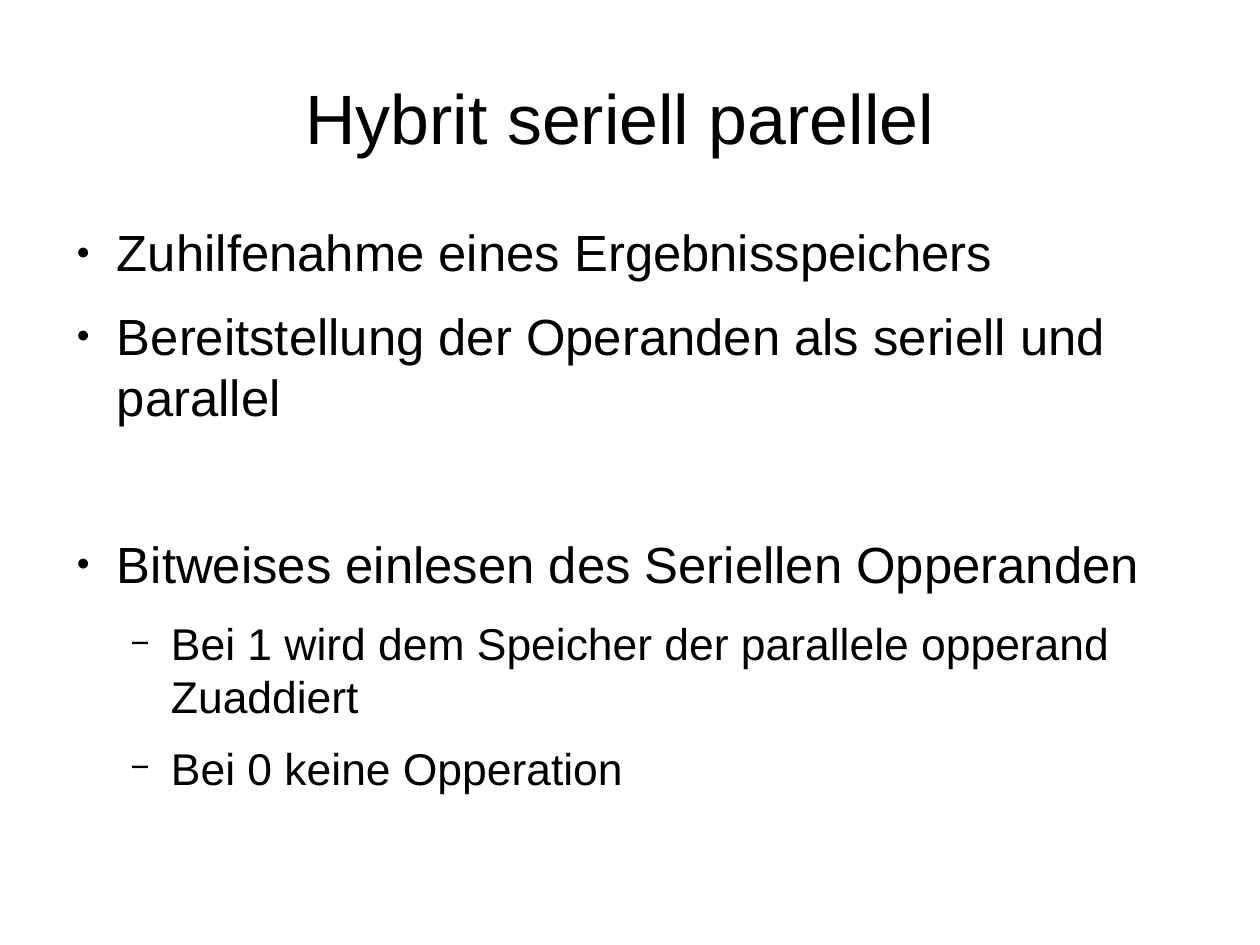
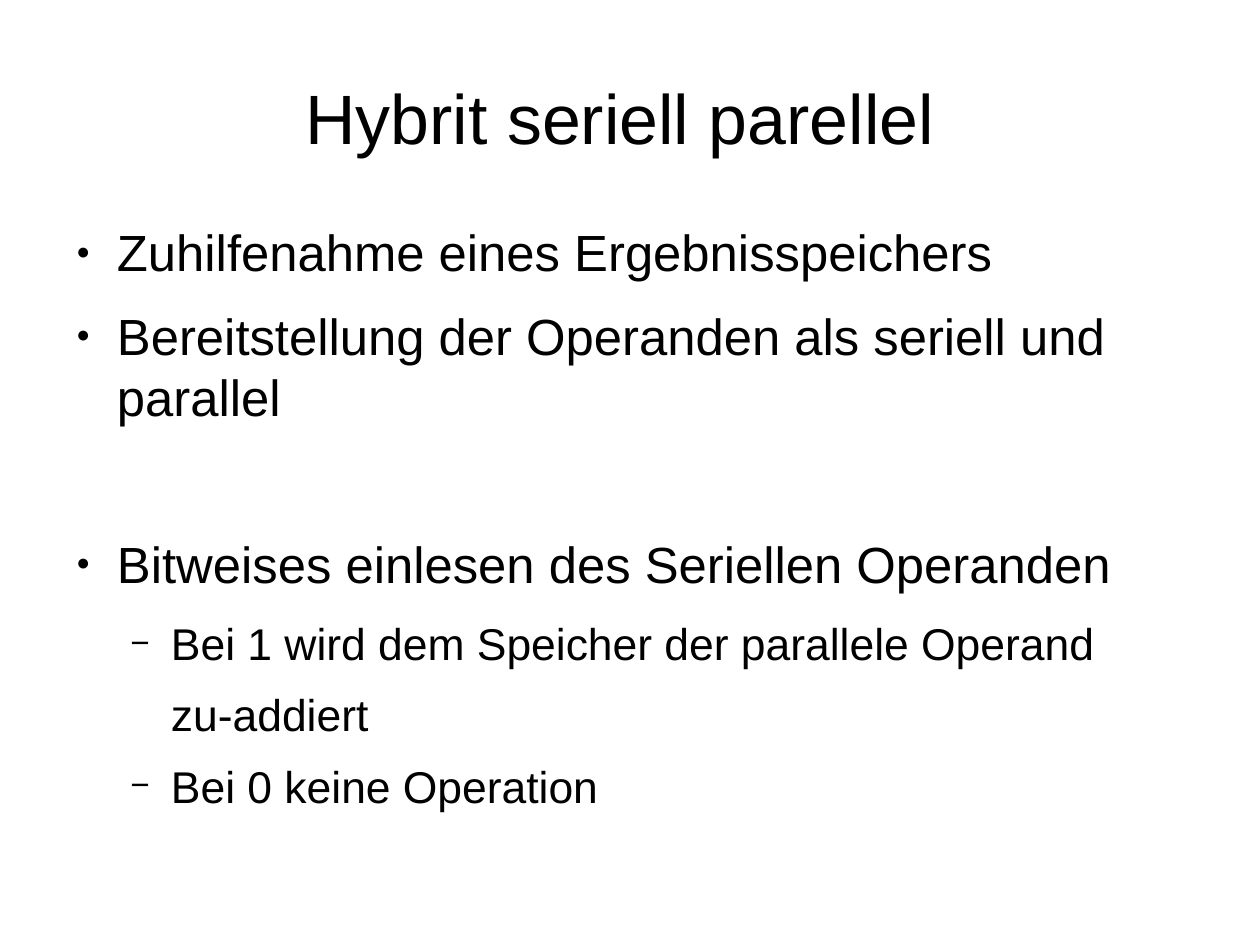
Before and after one commit to stadler-tom/schreibzeug, a slide deck: slide 17 of Presentation/Hauptseminar_RSA.odp. Drawn at 1260x945 pixels with LibreOffice and Linux fonts; fonts in the diff are those of the drawing. Boxes give left, top, right and bottom in pixels: in the first picture for what was removed or moved away, otherwise in the second. Text is boxed around its words. In the diff, an @@ line names an element or a change of style, - is before the commit and + after.

```diff
--- a/Presentation/Hauptseminar_RSA.odp
+++ b/Presentation/Hauptseminar_RSA.odp
@@ text at box(117, 546, 1110, 812): text changed @@
-● Bitweises einlesen des Seriellen Opperanden
-  − Bei 1 wird dem Speicher der parallele opperand Zuaddiert
-  − Bei 0 keine Opperation
+● Bitweises einlesen des Seriellen Operanden
+  − Bei 1 wird dem Speicher der parallele Operand
+  zu-addiert
+  − Bei 0 keine Operation
```
Also in this commit, not shown: 1 other slide changed, 1 slide added, 1 other file.
